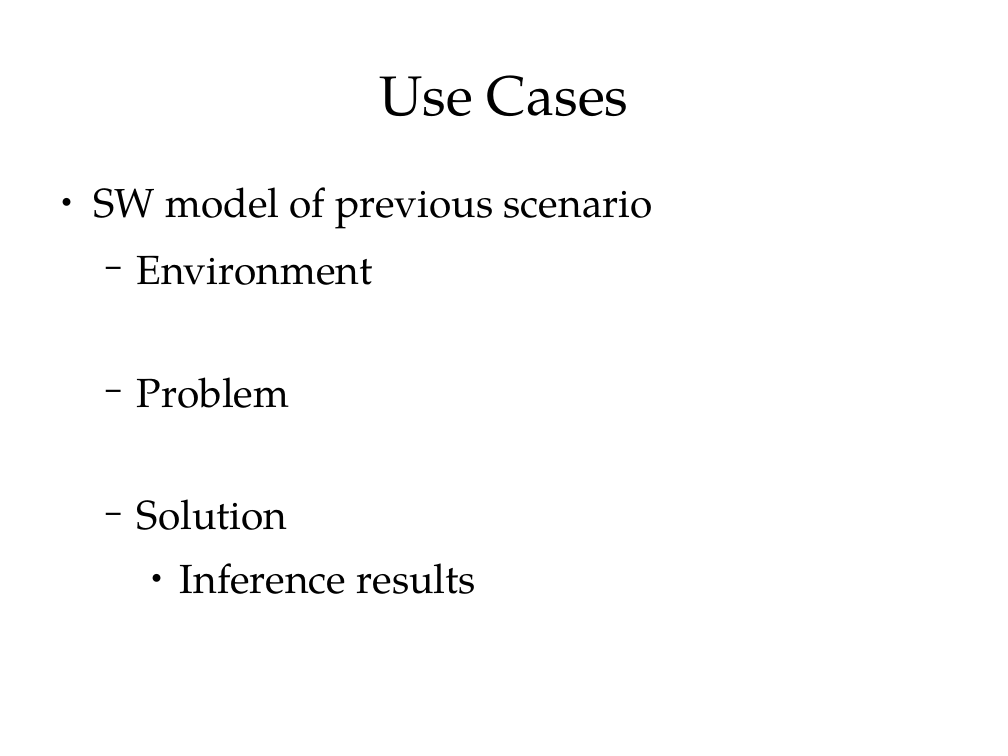
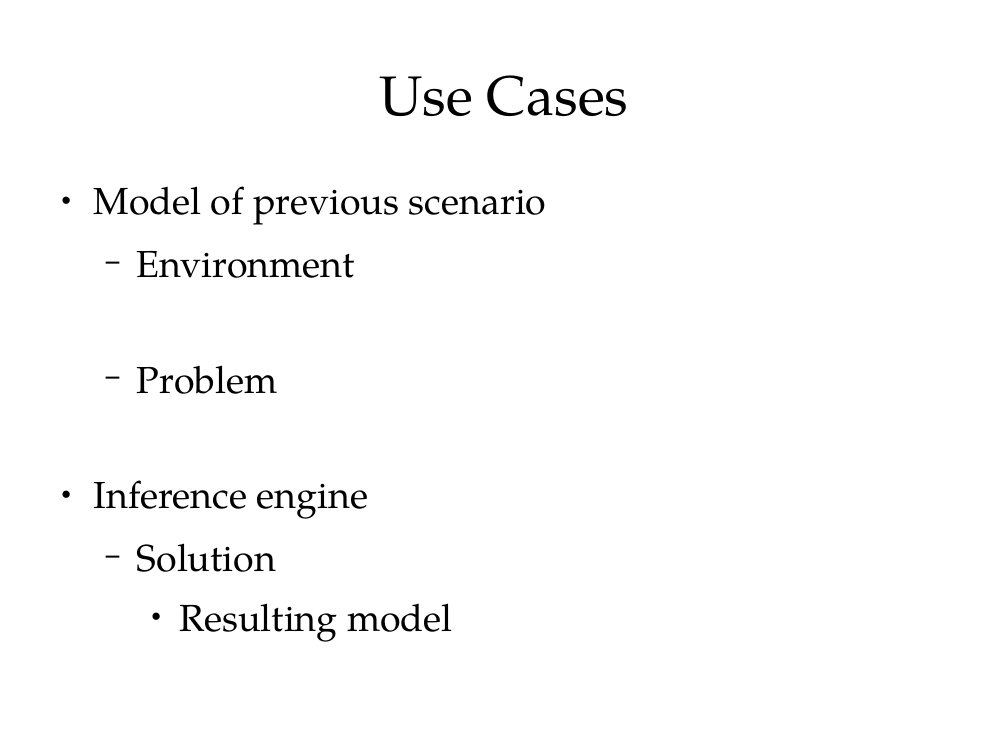
Before and after one commit to ShiZhan/fs-crawler, a slide deck: slide 7 of doc/oam.odp. Drawn at 1008x756 pixels with LibreOffice and Linux fonts; fonts in the diff are those of the drawing. Boxes give left, top, right and bottom in pixels: in the first picture for what was removed or moved away, otherwise in the second. Text is boxed around its words. In the diff, an @@ line names an element or a change of style, - is before the commit and + after.

```diff
--- a/doc/oam.odp
+++ b/doc/oam.odp
@@ text at (94,186,546,225): text changed; size 32 to 29.6 pt @@
-● SW model of previous scenario
+● Model of previous scenario
@@ text at (137,251,355,572): size 32 to 29.6 pt in "Environment", "Problem", "Solution" @@
@@ text at (94,480,368,519): paragraph added @@
+● Inference engine
@@ text at (347,603,453,632): text changed; size 32 to 29.6 pt @@
-    ● Inference results
+    ● Resulting model
```
Also in this commit, not shown: 5 other slides changed.
